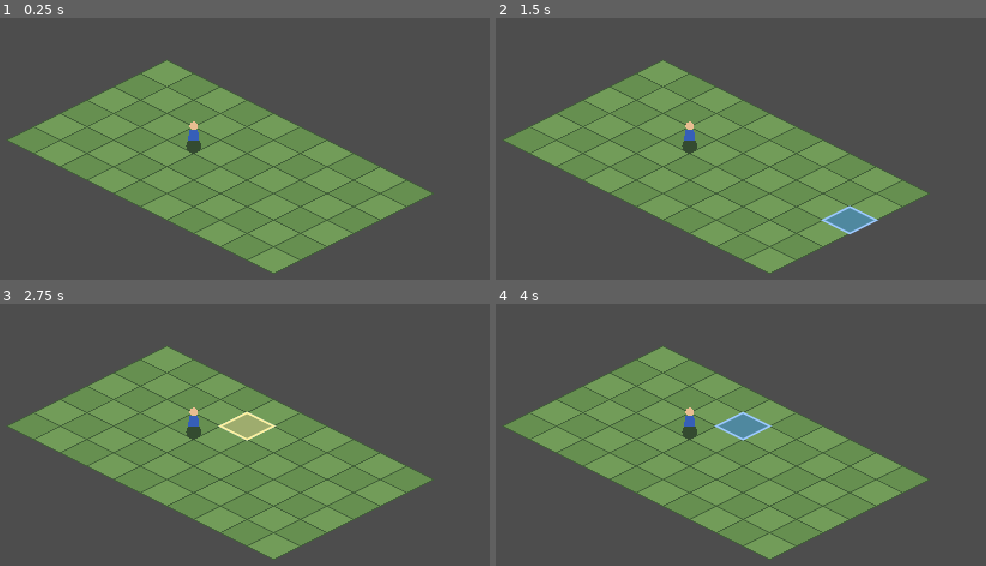
Above: before the commit, frames 1-4 (two rows, left to right).
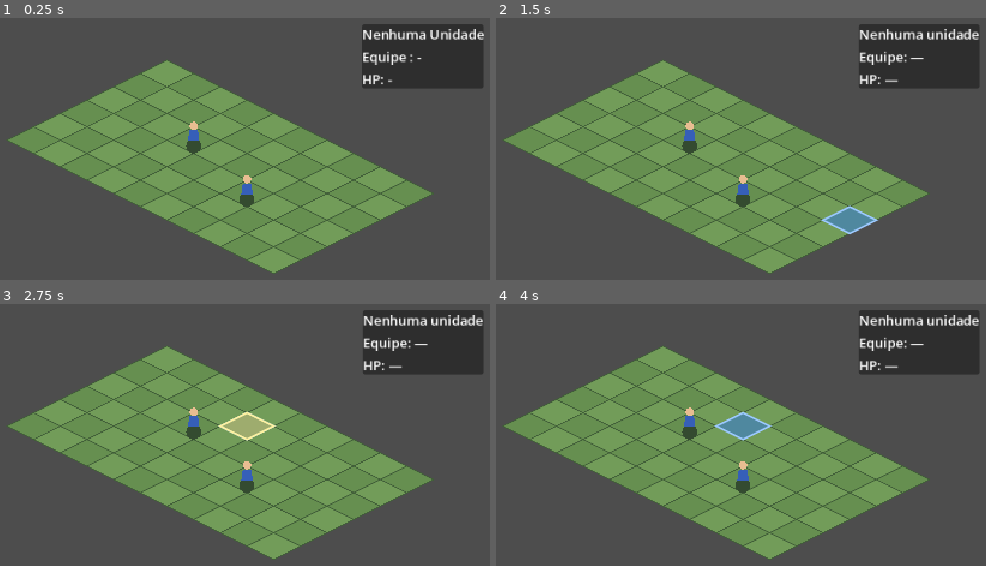
Above: after the commit, the same moments.

Repository: janionlima/tacticalrpg
Game: Godot game, scene res://main.tscn
The game is run twice, just before and just after one commit, with the same random seed, the same clock (stepped at 60 frames per second) and the same inputs. The project has no main scene, so this scene is started directly.
Inputs (mouse positions are in pixels of both pictures, inside the frame that each line leads up to):
- Up to frame 1 (0.25 s): no input
- Up to frame 2 (1.5 s): tap Enter at 0.5 s; move the mouse to (839, 214) at 0.52 s; click (839, 214) at 0.67 s; tap Space at 1.25 s; move the mouse to (500, 259) at 1.27 s; click (500, 259) at 1.42 s
- Up to frame 3 (2.75 s): tap Enter at 2 s; move the mouse to (245, 421) at 2.02 s; click (245, 421) at 2.17 s
- Up to frame 4 (4 s): tap Space at 2.75 s; move the mouse to (outside the picture) at 2.77 s; click (outside the picture) at 2.92 s; tap Enter at 3.5 s; move the mouse to (outside the picture) at 3.52 s; click (outside the picture) at 3.67 s

The runs differ from the first frame. In frame 1, 5.9% of the frame differs, in the area x 48-99%, y 2-73%; in frame 2, 5.8%; in frame 3, 5.8%; in frame 4, 5.8%.

Commit message:
adicionando dados de unidades e exibindo

Diff:
--- a/main.gd
+++ b/main.gd
@@ -8,17 +8,53 @@
 
 const MAP_ORIGIN = Vector2(480,75)
 
+enum Team {
+	ALLIES,
+	ENEMIES,
+	NEUTRAL
+}
+
 var hovered_cell = Vector2i(-1,-1)
 var selected_cell = Vector2i(-1,-1)
+
+var units = [
+	{
+		"id" = "hero",
+		"name" = "Aldric",
+		"team" = Team.ALLIES,
+		"cell" = Vector2i(3,2),
+		"hp" = 20,
+		"max_hp" = 20
+	},
+	{
+		"id" = "enemy_01",
+		"name" = "Goblin",
+		"team" = Team.ENEMIES,
+		"cell" = Vector2i(6,3),
+		"hp" = 12,
+		"max_hp" = 20
+	}
+]
+var selected_unit_index = -1
+
 var unit_cell = Vector2i(3,2)
 var unit_selected = false
+
+@onready var name_label: Label = $CanvasLayer/UnitInfoPanel/InfoVBox/NameLabel
+@onready var team_label: Label = $CanvasLayer/UnitInfoPanel/InfoVBox/TeamLabel
+@onready var hp_label: Label = $CanvasLayer/UnitInfoPanel/InfoVBox/HPLabel
 
 func _draw() -> void:
 	draw_battlefield()
 	draw_selected_tile()
 	draw_hovered_tile()
-	draw_unit(unit_cell)
-	draw_selected_unit()
+
+	for i in range(units.size()):
+		var cell = units[i]["cell"]
+		draw_unit(cell)
+
+		if i == selected_unit_index:
+			draw_selected_unit(cell)
 
 func grid_to_screen(cell: Vector2i) -> Vector2:
 	var screen_x = (cell.x - cell.y) * TILE_WIDTH / 2.0
@@ -140,11 +176,8 @@
 		2.0
 	)
 
-func draw_selected_unit():
-	if not unit_selected:
-		return
-
-	var center = grid_to_screen(unit_cell)
+func draw_selected_unit(cell: Vector2i):
+	var center = grid_to_screen(cell)
 
 	draw_arc(
 		center + Vector2(0,2),
@@ -166,9 +199,42 @@
 			if cell.x >= 0 and cell.x < MAP_WIDTH and cell.y >= 0 and cell.y < MAP_HEIGHT:
 				selected_cell = cell
 
-				if cell == unit_cell:
-					unit_selected = true
-				else:
-					unit_selected = false
+				var clicked_unit_index = -1
+
+				for i in range(units.size()):
+					if units[i]["cell"] == cell:
+						clicked_unit_index = i
+						break
+
+				if clicked_unit_index != -1:
+					if selected_unit_index == clicked_unit_index:
+						selected_unit_index = -1
+					else:
+						selected_unit_index = clicked_unit_index
+
+				update_unit_info()
 
 				queue_redraw()
+
+
+func update_unit_info():
+	if selected_unit_index == -1:
+		name_label.text = "Nenhuma unidade"
+		team_label.text = "Equipe: —"
+		hp_label.text = "HP: —"
+		return
+
+	var unit = units[selected_unit_index]
+	name_label.text = unit["name"]
+
+	match unit["team"]:
+		Team.ALLIES:
+			team_label.text = "Equipe: Aliados"
+		Team.ENEMIES:
+			team_label.text = "Equipe: Inimigos"
+		Team.NEUTRAL:
+			team_label.text = "Equipe: Neutros"
+		_:
+			team_label.text = "Equipe: Desconhecida"
+
+	hp_label.text = "HP: %d / %d" % [unit["hp"], unit["max_hp"]	]
--- a/main.tscn
+++ b/main.tscn
@@ -4,3 +4,32 @@
 
 [node name="Main" type="Node2D" unique_id=786545253]
 script = ExtResource("1_ig7tw")
+
+[node name="CanvasLayer" type="CanvasLayer" parent="." unique_id=1590773394]
+
+[node name="UnitInfoPanel" type="PanelContainer" parent="CanvasLayer" unique_id=607352196]
+custom_minimum_size = Vector2(100, 16)
+custom_maximum_size = Vector2(220, 100)
+anchors_preset = 1
+anchor_left = 1.0
+anchor_right = 1.0
+offset_left = -40.0
+offset_bottom = 77.0
+grow_horizontal = 0
+offset_transform_enabled = true
+offset_transform_position = Vector2(-100, 16)
+
+[node name="InfoVBox" type="VBoxContainer" parent="CanvasLayer/UnitInfoPanel" unique_id=579686188]
+layout_mode = 2
+
+[node name="NameLabel" type="Label" parent="CanvasLayer/UnitInfoPanel/InfoVBox" unique_id=416542483]
+layout_mode = 2
+text = "Nenhuma Unidade"
+
+[node name="TeamLabel" type="Label" parent="CanvasLayer/UnitInfoPanel/InfoVBox" unique_id=656940082]
+layout_mode = 2
+text = "Equipe : -"
+
+[node name="HPLabel" type="Label" parent="CanvasLayer/UnitInfoPanel/InfoVBox" unique_id=1549897208]
+layout_mode = 2
+text = "HP: -"
